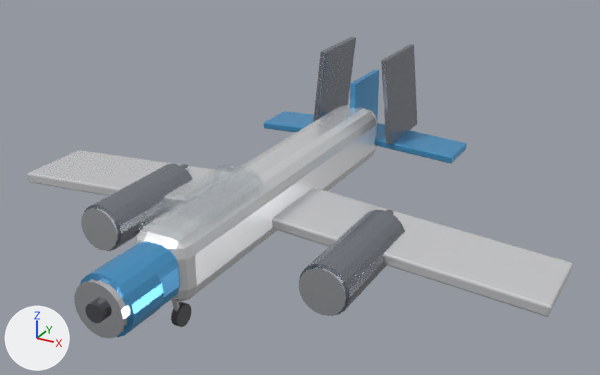
The glTF model assets/pbr/veh_jet.glb, before and after one commit.
Before and after are seen from a camera (50 mm lens) standing at (7.51, -12.73, 7.77) and looking at (0.5, 0.03, 1.39). Every picture has the same lights, and +X, +Y and +Z are marked at lower left. The picture after the commit comes second.

In view in the first picture: 'veh_jet_canopy_jet', 'veh_jet_cowl', 'veh_jet_fin', 'veh_jet_fuselage', 'veh_jet_intake_r', 'veh_jet_intake_ring', 'veh_jet_nac_l', 'veh_jet_nac_r', 'veh_jet_nose', 'veh_jet_pylon_l', 'veh_jet_pylon_r', 'veh_jet_tail_l', 'veh_jet_tail_r', 'veh_jet_vtail_l', 'veh_jet_vtail_r', 'veh_jet_wing_l', 'veh_jet_wing_r' and 4 more.
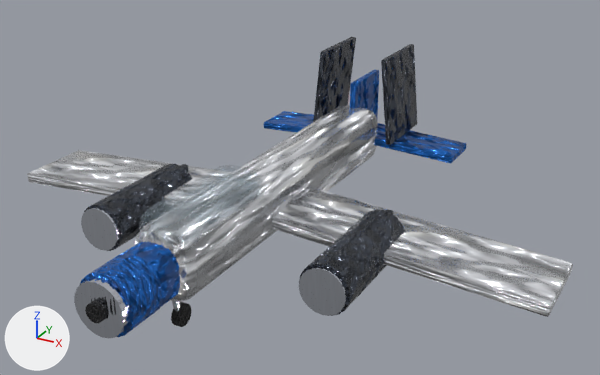
Where the change shows, as pixel boxes (x1, y1, x2, y2) in the pictures (600 x 375 px):
'veh_jet_fuselage', surface changed (white to grey)
    both: (135, 105, 378, 301)
'veh_jet_wing_r', surface changed (white to grey)
    both: (272, 188, 573, 317)
'veh_jet_wing_l', surface changed
    both: (27, 150, 214, 198)
'veh_jet_nac_r', surface changed (darker)
    both: (299, 210, 405, 315)
'veh_jet_nac_l', surface changed (darker)
    both: (84, 164, 192, 251)
'veh_jet_cowl', surface changed (darker)
    both: (80, 253, 164, 337)
'veh_jet_vtail_r', surface changed (darker)
    both: (381, 44, 417, 145)
'veh_jet_vtail_l', surface changed (darker)
    both: (313, 37, 356, 122)
'veh_jet_tail_r', surface changed (darker)
    both: (375, 123, 467, 164)
'veh_jet_nose', surface changed (darker)
    both: (120, 242, 180, 307)
'veh_jet_fin', surface changed (darker)
    both: (350, 70, 379, 118)
'veh_jet_tail_l', surface changed (darker)
    both: (264, 111, 314, 133)
'veh_jet_pylon_l', surface changed
    both: (180, 164, 189, 172)
'veh_jet_pylon_r', surface changed
    both: (386, 210, 393, 214)
'veh_jet_canopy_jet', unchanged, covered by the edit
    before: (139, 165, 263, 244)

The change, as a list of edits to the scene's bpy script:
```text
Add img_vcw_tex_generic_veh_jet_body_002:
    img_vcw_tex_generic_veh_jet_body_002 = load_image('vcw_tex_generic_veh_jet_body.002', '_unpacked/vcw_tex_generic_veh_jet_body.002', 128, 128, 'Non-Color')
Add img_vcw_tex_generic_veh_jet_body_001:
    img_vcw_tex_generic_veh_jet_body_001 = load_image('vcw_tex_generic_veh_jet_body.001', '_unpacked/vcw_tex_generic_veh_jet_body.001', 128, 128, 'Non-Color')
Add img_vcw_tex_generic_veh_jet_body:
    img_vcw_tex_generic_veh_jet_body = load_image('vcw_tex_generic_veh_jet_body', '_unpacked/vcw_tex_generic_veh_jet_body', 128, 128, 'sRGB')
Add img_vcw_tex_generic_veh_jet_accent_normal:
    img_vcw_tex_generic_veh_jet_accent_normal = load_image('vcw_tex_generic_veh_jet_accent_normal', '_unpacked/vcw_tex_generic_veh_jet_accent_normal', 128, 128, 'Non-Color')
Add img_vcw_tex_generic_veh_jet_accent_albedo:
    img_vcw_tex_generic_veh_jet_accent_albedo = load_image('vcw_tex_generic_veh_jet_accent_albedo', '_unpacked/vcw_tex_generic_veh_jet_accent_albedo', 128, 128, 'sRGB')
Add img_vcw_tex_generic_veh_jet_accent_orm:
    img_vcw_tex_generic_veh_jet_accent_orm = load_image('vcw_tex_generic_veh_jet_accent_orm', '_unpacked/vcw_tex_generic_veh_jet_accent_orm', 128, 128, 'Non-Color')
Add img_vcw_tex_generic_veh_jet_body_normal:
    img_vcw_tex_generic_veh_jet_body_normal = load_image('vcw_tex_generic_veh_jet_body_normal', '_unpacked/vcw_tex_generic_veh_jet_body_normal', 128, 128, 'Non-Color')
Add img_vcw_tex_generic_veh_jet_body_albedo:
    img_vcw_tex_generic_veh_jet_body_albedo = load_image('vcw_tex_generic_veh_jet_body_albedo', '_unpacked/vcw_tex_generic_veh_jet_body_albedo', 128, 128, 'sRGB')
Add img_vcw_tex_generic_veh_jet_body_orm:
    img_vcw_tex_generic_veh_jet_body_orm = load_image('vcw_tex_generic_veh_jet_body_orm', '_unpacked/vcw_tex_generic_veh_jet_body_orm', 128, 128, 'Non-Color')
Change mat_veh_jet_body:
    remove # nodes: BsdfPrincipled, OutputMaterial
    remove # colours: white #f9fafd
    nodes: BsdfPrincipled, NormalMap, OutputMaterial, SeparateColor, TexImage x3
    uses the picture img_vcw_tex_generic_veh_jet_body_albedo
    uses the picture img_vcw_tex_generic_veh_jet_body_normal
    uses the picture img_vcw_tex_generic_veh_jet_body_orm
Change mat_veh_jet_accent:
    remove # nodes: BsdfPrincipled, OutputMaterial
    remove # colours: blue #59ade5
    nodes: BsdfPrincipled, NormalMap, OutputMaterial, SeparateColor, TexImage x3
    uses the picture img_vcw_tex_generic_veh_jet_accent_albedo
    uses the picture img_vcw_tex_generic_veh_jet_accent_normal
    uses the picture img_vcw_tex_generic_veh_jet_accent_orm
Change mat_veh_jet_body_001:
    remove # nodes: BsdfPrincipled, OutputMaterial
    remove # colours: grey #9599a2
    nodes: BsdfPrincipled, NormalMap, OutputMaterial, SeparateColor, TexImage x3
    uses the picture img_vcw_tex_generic_veh_jet_body
    uses the picture img_vcw_tex_generic_veh_jet_body_001
    uses the picture img_vcw_tex_generic_veh_jet_body_002
```
